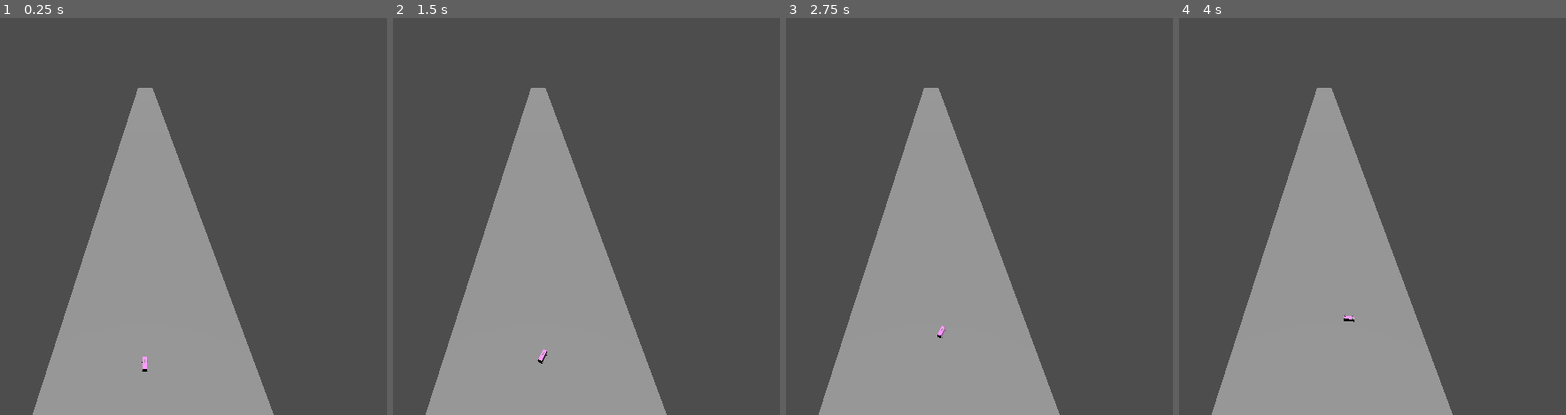
Above: before the commit, frames 1-4 (left to right).
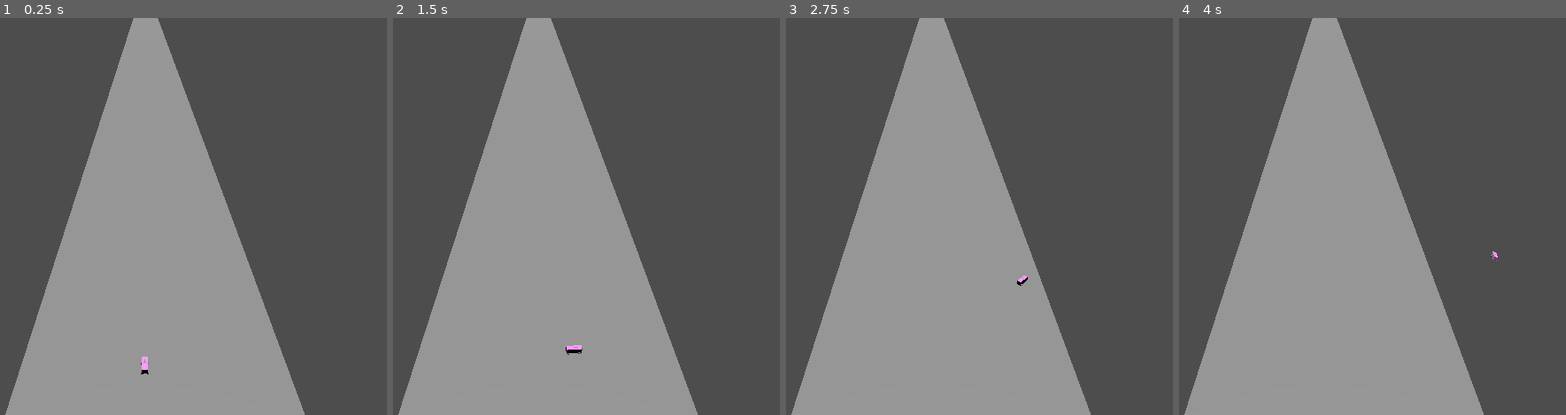
Above: after the commit, the same moments.

Repository: pGabrielVP/carro-godot
Game: Godot game, scene res://mapa.tscn
Two runs of this game, one before a commit and one after it. Both use one fixed random seed, a clock stepped at 60 frames per second and the inputs below. The project has no main scene, so this scene is started directly.
Inputs:
- Up to frame 1 (0.25 s): no input
- Up to frame 2 (1.5 s): tap Enter at 0.5 s; hold Right (virar_direita) 0.53-1.28 s; hold Q (acelerador_leve) 0.53-1.28 s; tap W (acelerador_medio) at 0.8, 1.35 s; tap Space at 1.25 s; hold Left (virar_esquerda) from 1.28 s (still down)
- Up to frame 3 (2.75 s): tap E (acelerador_pesado) at 1.55 s; release Left (virar_esquerda) at 2.03 s; hold Right (virar_direita) from 2.03 s (still down); hold E (acelerador_pesado) from 2.03 s (still down); tap Q (acelerador_leve) at 2.3 s
- Up to frame 4 (4 s): release E (acelerador_pesado) at 2.78 s; tap Q (acelerador_leve) at 2.85 s; tap W (acelerador_medio) at 3.05 s; release Right (virar_direita) at 3.53 s; hold Left (virar_esquerda) from 3.53 s (still down); hold W (acelerador_medio) from 3.53 s (still down); tap E (acelerador_pesado) at 3.8 s

The runs differ from the first frame. In frame 1, 15% of the frame differs, in the area x 1-79%, y 0-100%; in frame 2, 15%; in frame 3, 15%; in frame 4, 15%.

Commit message:
Add files via upload
reduzido diâmetro das rodas, variáveis criadas, nova equação para definir engine_force, marcha tem um efeito na aceleração do carro

Diff:
--- a/exemplo/vehicle_body_3d.gd
+++ b/exemplo/vehicle_body_3d.gd
@@ -1,11 +1,15 @@
 extends VehicleBody3D
 
-enum marcha {neutro=0, primera=10, segunda=30, terceira=60, quarta=80, quinta=150, re=10}
+var torque: int = 500
+var drive: float = 4.20
+var gears: Array[float] = [3.30, 2.20, 1.80, 1.50, 1.30]
+var current_gear = 0
+const wheel_radius: float = 0.255
 
 const STEER_SPEED:float  = 1.5
 const STEER_LIMIT:float = 0.4
 var steer_target:float = 0
-var aceleracao:int = 200
+
 var acelerador: float = 0
 
 func _physics_process(delta: float) -> void:
@@ -15,19 +19,16 @@
 	steer_target *= STEER_LIMIT
 
 	if Input.is_action_pressed("acelerador_leve"):
-		acelerador += 10
+		acelerador += 0.1
 	if Input.is_action_pressed("acelerador_medio"):
-		acelerador += 20
+		acelerador += 0.2
 	if Input.is_action_pressed("acelerador_pesado"):
-		acelerador += 40
+		acelerador += 0.4
 
 	if acelerador > 0:
-		var speed = linear_velocity.length()
-		if speed < acelerador:
-			engine_force = aceleracao
-		else:
-			engine_force = 0
+		acelerador += 0.3 # 0.4, 0.5, 0.7 ;; sem essa linha é impossivel chegar a 1.0
+		engine_force = (torque * acelerador * (gears[current_gear] * drive)) / wheel_radius
 	else:
 		engine_force = 0
-
+	print(linear_velocity)
 	steering = move_toward(steering, steer_target, STEER_SPEED * delta)
--- a/exemplo/vehicle_body_3d.tscn
+++ b/exemplo/vehicle_body_3d.tscn
@@ -31,47 +31,52 @@
 height = 0.5
 
 [node name="VehicleBody3D" type="VehicleBody3D"]
-mass = 70.0
+mass = 1500.0
+center_of_mass_mode = 1
 script = ExtResource("1_x31a8")
 
 [node name="CollisionShape3D" type="CollisionShape3D" parent="."]
-transform = Transform3D(1, 0, 0, 0, 1, 0, 0, 0, 1, 0, 0.433298, 0.102661)
+transform = Transform3D(1, 0, 0, 0, 1, 0, 0, 0, 1, 0, 0.680467, 0.102661)
 shape = SubResource("BoxShape3D_3wmsh")
 
 [node name="MeshInstance3D" type="MeshInstance3D" parent="."]
-transform = Transform3D(1, 0, 0, 0, 1, 0, 0, 0, 1, 0, 0.459235, 0.104614)
+transform = Transform3D(1, 0, 0, 0, 1, 0, 0, 0, 1, 0, 0.687422, 0.104614)
 mesh = SubResource("BoxMesh_3wmsh")
 
 [node name="MeshInstance3D2" type="MeshInstance3D" parent="."]
-transform = Transform3D(1, 0, 0, 0, -0.0499828, -0.99875, 0, 0.99875, -0.0499828, 0, 0.471172, 0.76492)
+transform = Transform3D(1, 0, 0, 0, -0.0499828, -0.99875, 0, 0.99875, -0.0499828, 0, 0.699359, 0.76492)
 mesh = SubResource("CapsuleMesh_x31a8")
 
 [node name="esquerda_tras" type="VehicleWheel3D" parent="."]
-transform = Transform3D(1, 0, 0, 0, 1, 0, 0, 0, 1, 0.483693, 0, -1.06381)
+transform = Transform3D(1, 0, 0, 0, 1, 0, 0, 0, 1, 0.483693, 0.13496, -1.06381)
 use_as_traction = true
+wheel_radius = 0.255
 
 [node name="MeshInstance3D" type="MeshInstance3D" parent="esquerda_tras"]
 mesh = SubResource("SphereMesh_x31a8")
 
 [node name="direita_tras" type="VehicleWheel3D" parent="."]
-transform = Transform3D(1, 0, 0, 0, 1, 0, 0, 0, 1, -0.507, 0, -1.064)
+transform = Transform3D(1, 0, 0, 0, 1, 0, 0, 0, 1, -0.507, 0.13496, -1.064)
 use_as_traction = true
+wheel_radius = 0.255
 
 [node name="MeshInstance3D" type="MeshInstance3D" parent="direita_tras"]
 mesh = SubResource("SphereMesh_3wmsh")
 
 [node name="esquerda_frente" type="VehicleWheel3D" parent="."]
-transform = Transform3D(1, 0, 0, 0, 1, 0, 0, 0, 1, 0.484, 0, 1.08506)
+transform = Transform3D(1, 0, 0, 0, 1, 0, 0, 0, 1, 0.484, 0.13496, 1.08506)
 use_as_traction = true
 use_as_steering = true
+wheel_radius = 0.255
 
 [node name="MeshInstance3D" type="MeshInstance3D" parent="esquerda_frente"]
 mesh = SubResource("SphereMesh_d41w2")
 
 [node name="direita_frente" type="VehicleWheel3D" parent="."]
-transform = Transform3D(1, 0, 0, 0, 1, 0, 0, 0, 1, -0.507, 0, 1.13506)
+transform = Transform3D(1, 0, 0, 0, 1, 0, 0, 0, 1, -0.507, 0.13496, 1.13506)
 use_as_traction = true
 use_as_steering = true
+wheel_radius = 0.255
 
 [node name="MeshInstance3D" type="MeshInstance3D" parent="direita_frente"]
 mesh = SubResource("SphereMesh_uq1ss")
--- a/mapa.tscn
+++ b/mapa.tscn
@@ -31,4 +31,5 @@
 transform = Transform3D(1, 0, 0, 0, 1, 0, 0, 0, 1, 0, 1.9918, 0)
 
 [node name="Camera3D" type="Camera3D" parent="."]
-transform = Transform3D(-1, 0, 8.74228e-08, 4.37114e-08, 0.866025, 0.5, -7.57103e-08, 0.5, -0.866025, 0, 62.9544, -35.3945)
+transform = Transform3D(-1, 1.42109e-14, 8.74227e-08, 4.37114e-08, 0.866025, 0.5, -7.57103e-08, 0.5, -0.866025, 0, 62.9544, -50.4287)
+fov = 52.3
